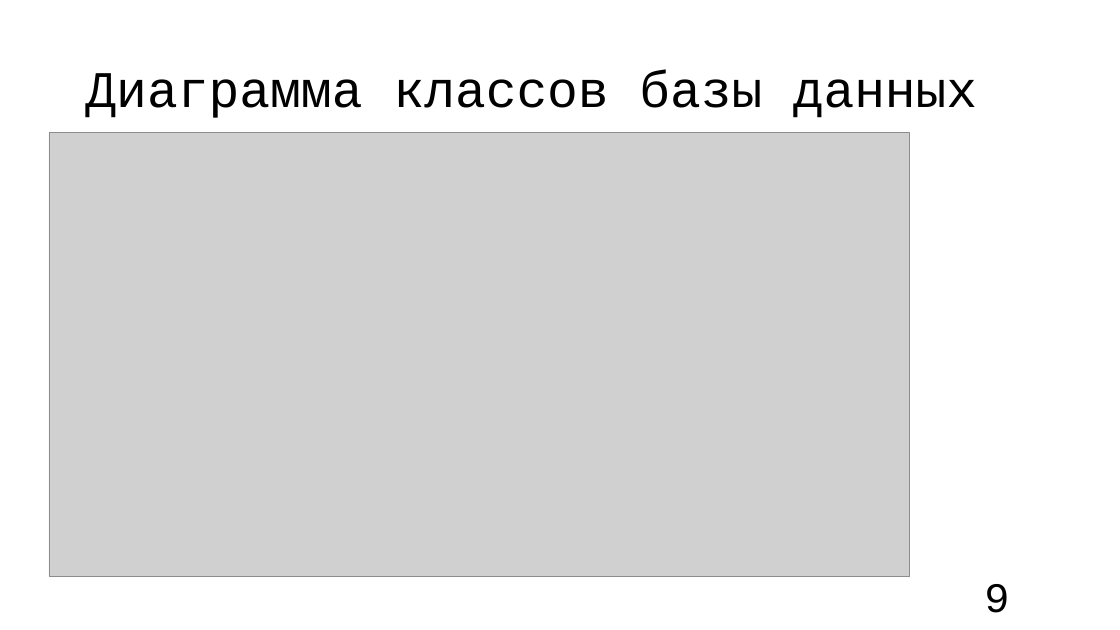
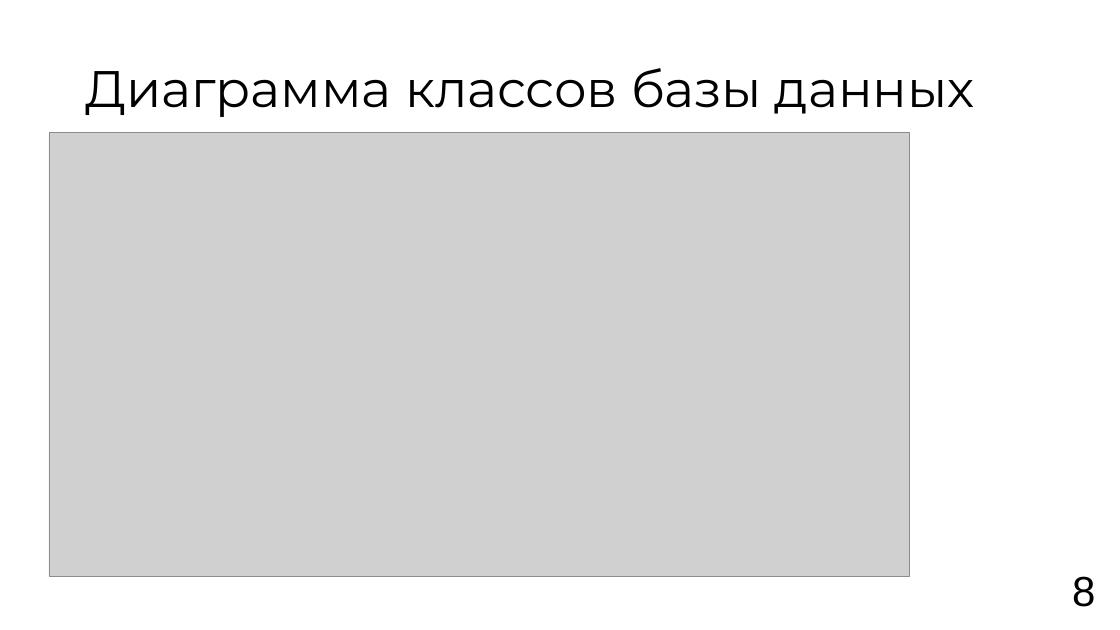
Before and after one commit to vafeenHub/VSU-scientific-activities_6-7-8-semester, a slide deck: slide 8 of Vafeen_3_61_presentation.pptx (slide 9 before the commit). Drawn at 1120x630 pixels with LibreOffice and Linux fonts; fonts in the diff are those of the drawing; grey boxes stand for pictures. Boxes give left, top, right and bottom in pixels: in the first picture for what was removed or moved away, otherwise in the second. Text is boxed around its words. In the diff, an @@ line names an element or a change of style, - is before the commit and + after.

```diff
--- a/Vafeen_3_61_presentation.pptx
+++ b/Vafeen_3_61_presentation.pptx
@@ title "Диаграмма классов базы данных" at bbox=[85, 68, 974, 117]: font Courier New to Montserrat @@
@@ page number removed at bbox=[984, 584, 1009, 613] @@
-9
@@ text added at bbox=[1072, 576, 1095, 607], 36 pt, text #000000 @@
+8
```
Also in this commit, not shown: 11 other slides changed, 1 slide added, 1 slide removed, 1 other file.
